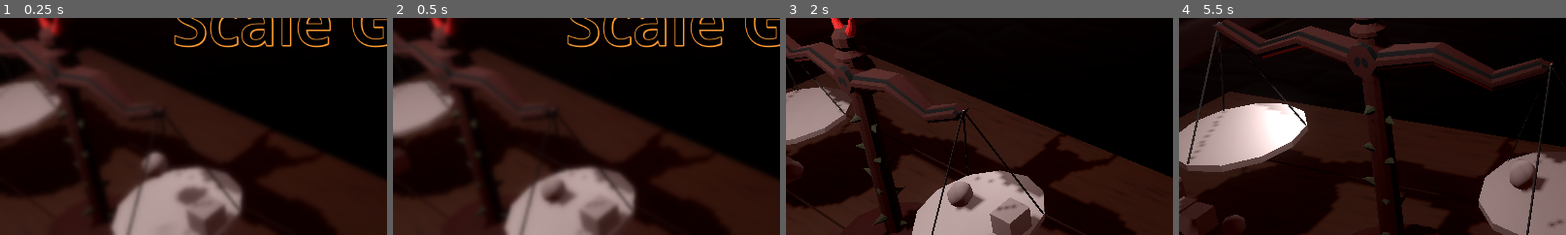
Above: before the commit, frames 1-4 (left to right).
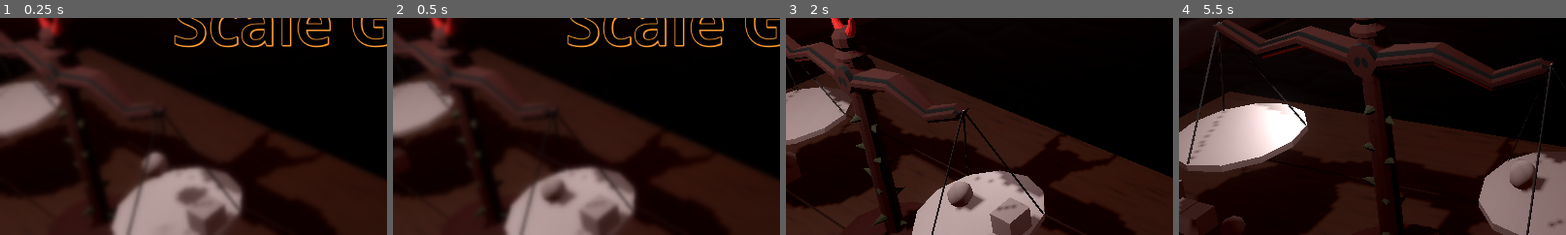
Above: after the commit, the same moments.

Repository: camd67/scale-game
Game: Godot game, scene res://scene/main/main.tscn
Same seed, same stepped clock (60 frames per second), same inputs: the game is played once before the commit and once after it. Sound files missing from this copy of the repository are replaced by a short silence.
Inputs (mouse positions are % of the whole screen's width and height, from its top left):
- Up to frame 1 (0.25 s): no input
- Up to frame 2 (0.5 s): no input
- Up to frame 3 (2 s): click "Begin Balancing" at 0.5 s; move the mouse to (72, 45) at 1.27 s; click (72, 45) at 1.42 s
- Up to frame 4 (5.5 s): drag from (30, 55) to (45, 70) at 2.02 s; move the mouse to (60, 28) at 2.77 s; click (60, 28) at 2.92 s; drag from (45, 70) to (20, 35) at 3.52 s; move the mouse to (80, 65) at 4.27 s; click (80, 65) at 4.42 s; drag from (20, 35) to (35, 25) at 5.02 s
The pictures show only the part of the screen within x 0-50%, y 50-100%; the shares and areas given below are measured in that part.

Frames 1-2 are identical in both runs. In frame 3, less than 0.1% of the frame differs, in the area x 0-5%, y 61-71%; in frame 4, less than 0.1%.

Commit message:
Tweak table collision boxes to prevent escape

Diff:
--- a/scene/main/main.tscn
+++ b/scene/main/main.tscn
@@ -52,13 +52,13 @@
 orientation = 2
 
 [sub_resource type="BoxShape3D" id="BoxShape3D_1p1xp"]
-size = Vector3(0.134766, 1, 1.36621)
+size = Vector3(0.134766, 1.3634, 1.36621)
 
 [sub_resource type="BoxShape3D" id="BoxShape3D_nxspy"]
 size = Vector3(2.73218, 0.10376, 1.36621)
 
 [sub_resource type="BoxShape3D" id="BoxShape3D_n4e3c"]
-size = Vector3(0.134766, 1, 1.36621)
+size = Vector3(0.134766, 1.36902, 1.36621)
 
 [sub_resource type="Animation" id="Animation_66mho"]
 length = 0.001
@@ -180,7 +180,7 @@
 transform = Transform3D(1, 0, 0, 0, 1, 0, 0, 0, 1, 0.900853, 0.450389, 0)
 
 [node name="CollisionShape3D" type="CollisionShape3D" parent="TableBoundaries/TableRight"]
-transform = Transform3D(1, 0, 0, 0, 1, 0, 0, 0, 1, 0, 0, -0.104957)
+transform = Transform3D(1, 0, 0, 0, 1, 0, 0, 0, 1, 0, 0.181702, -0.104957)
 shape = SubResource("BoxShape3D_1p1xp")
 
 [node name="TableBottm" type="StaticBody3D" parent="TableBoundaries"]
@@ -190,11 +190,18 @@
 transform = Transform3D(1, 0, 0, 0, 1, 0, 0, 0, 1, 0, -0.000343204, -0.104957)
 shape = SubResource("BoxShape3D_nxspy")
 
+[node name="TableTop" type="StaticBody3D" parent="TableBoundaries"]
+transform = Transform3D(1, 0, 0, 0, 1, 0, 0, 0, 1, -0.0398992, 1.30469, 0)
+
+[node name="CollisionShape3D" type="CollisionShape3D" parent="TableBoundaries/TableTop"]
+transform = Transform3D(1, 0, 0, 0, 1, 0, 0, 0, 1, 0, -0.000343204, -0.104957)
+shape = SubResource("BoxShape3D_nxspy")
+
 [node name="TableLeft" type="StaticBody3D" parent="TableBoundaries"]
-transform = Transform3D(1, 0, 0, 0, 1, 0, 0, 0, 1, -0.937472, 0.450389, 0)
+transform = Transform3D(1, 0, 0, 0, 1, 0, 0, 0, 1, -0.944649, 0.450389, 0)
 
 [node name="CollisionShape3D" type="CollisionShape3D" parent="TableBoundaries/TableLeft"]
-transform = Transform3D(1, 0, 0, 0, 1, 0, 0, 0, 1, 0, 0, -0.104957)
+transform = Transform3D(0.982294, -0.187347, 0, 0.187347, 0.982294, 0, 0, 0, 1, 0, 0.184509, -0.104957)
 shape = SubResource("BoxShape3D_n4e3c")
 
 [node name="DEBUG Test Objects" type="Node3D" parent="."]
